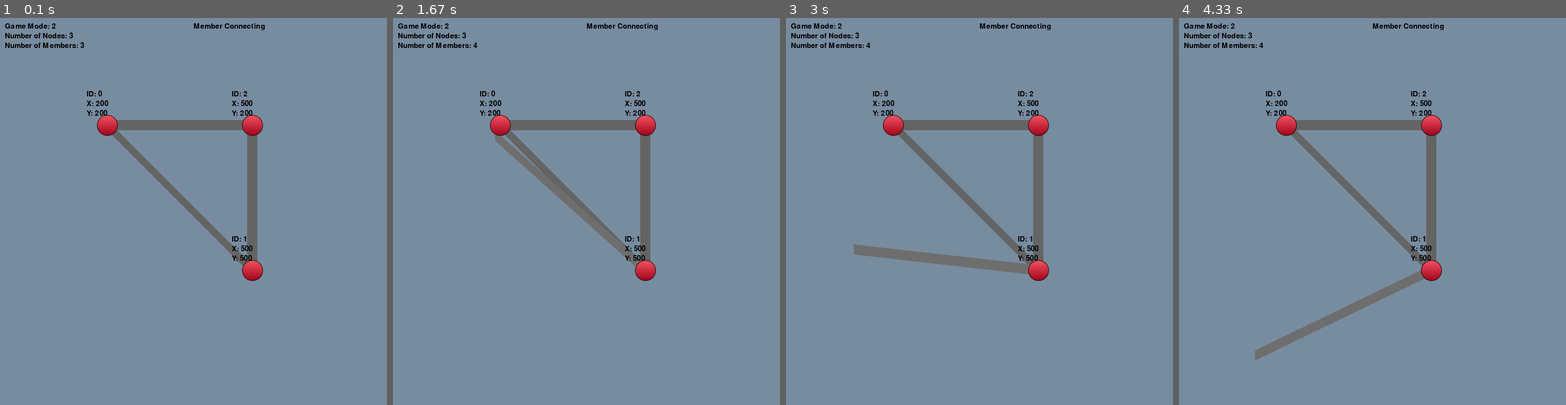
Above: before the commit, frames 1-4 (left to right).
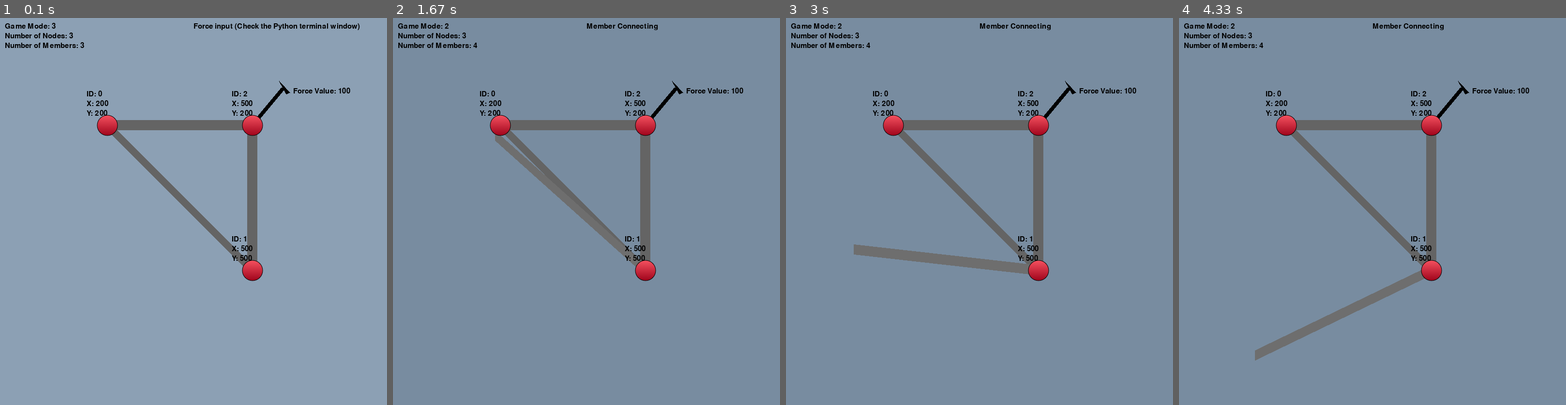
Above: after the commit, the same moments.

Repository: vinnnyr/Vinny-Truss-Solver
Game: pygame game, started from main.py
Two runs of this game, one before a commit and one after it. Both use one fixed random seed, a clock stepped at 60 frames per second and the inputs below. The source is Python 2; it was converted automatically to run under Python 3.
Inputs (mouse positions are in pixels of both pictures, inside the frame that each line leads up to):
- Up to frame 1 (0.1 s): no input
- Up to frame 2 (1.67 s): tap 2 at 0.33 s; click (625, 296) at 0.72 s; click (632, 246) at 1.05 s; click (493, 134) at 1.38 s
- Up to frame 3 (3 s): click (979, 257) at 1.72 s; click (925, 130) at 2.05 s; click (1114, 312) at 2.38 s; click (855, 250) at 2.72 s
- Up to frame 4 (4.33 s): click (1260, 137) at 3.05 s; click (1279, 281) at 3.38 s; click (1511, 300) at 3.72 s; click (1256, 354) at 4.05 s

The runs differ from the first frame. In frame 1, 0.5% of the frame differs, in the area x 13-93%, y 1-26%; in frame 2, 0.2%; in frame 3, 0.2%; in frame 4, 0.2%.

Commit message:
added angles. Issue:arrow visualization bc of this. Almost ready to start doing solves

Diff:
--- a/main.py
+++ b/main.py
@@ -11,7 +11,8 @@
         self.y = _y
         self.id = _id
         self.moving = False
-        self.connMembList=[]
+        self.connMembList = []
+        self.fList = []
         # self.colour = (0, 0, 255)
         # self.thickness = 10
 
@@ -19,6 +20,10 @@
         self.labelX = myFont.render("X: " + str(self.x), 2, (0, 0, 0))
         self.labelY = myFont.render("Y: " + str(self.y), 2, (0, 0, 0))
         self.labelId = myFont.render("ID: " + str(self.id), 2, (0, 0, 0))
+        if len(self.fList) >= 1:
+            self.forceTakenLabel = myFont.render("Has Force", 2, (0, 0, 0))
+        else:
+            self.forceTakenLabel = myFont.render(" ", 2, (0, 0, 0))
 
     def display(self):
         # pygame.draw.circle(screen, self.colour, (self.x, self.y), self.size, self.thickness)
@@ -29,15 +34,19 @@
         screen.blit(self.labelX, (self.x - 21, self.y - 30))
         screen.blit(self.labelY, (self.x - 21, self.y - 10))
         screen.blit(self.labelId, (self.x - 21, self.y - 50))
+        if self.forceTakenLabel:
+            screen.blit(self.forceTakenLabel, (self.x - 21, self.y - 70))
 
     def moveMode(self):
         # print("Move Mode")
         self.x = mouseX - 21
         self.y = mouseY - 21
 
-    def takeMember(self,memb):
+    def takeMember(self, memb):
         self.connMembList.append(memb)
 
+    def takeForce(self, force):
+        self.fList.append(force)
 
 
 class Member:
@@ -62,20 +71,27 @@
 
 
 class Force:
-    def __init__(self, startNode, value):
+    def __init__(self, startNode, value, theta):
         self.startTup = (startNode.x, startNode.y)
         (self.x, self.y) = self.startTup
         self.color = (0, 0, 0)
         self.value = value
+        self.theta = -math.radians(theta)
 
     def display(self):
-        self.x1=self.x+21
-        self.y1=self.y+21
-        self.y2=self.y1+self.value
-        pygame.draw.line(screen, self.color, (self.x1, self.y1), (self.x1, self.y2), 10)
-        pygame.draw.polygon(screen,self.color,((self.x1-10,self.y2),(self.x1+10,self.y2),(self.x1,self.y2+21)),0)
-        self.fLabel=myFont.render("Force Value: "+ str(self.value),2, (0, 0, 0))
-        screen.blit(self.fLabel,(self.x1+21,self.y2))
+        self.x1 = self.x + 21
+        self.y1 = self.y + 21
+        self.y2 = self.y1 + (self.value * math.sin(self.theta))
+        self.x2 = self.x1 + (self.value * math.cos(self.theta))
+        self.w = self.x2 + math.sin(self.theta)
+        self.h = (21 * math.cos(self.theta))
+        pygame.draw.line(screen, self.color, (self.x1, self.y1), (self.x2, self.y2), 10)
+        # pygame.draw.polygon(screen,self.color,((self.x2,self.y2-self.h),(self.x2,self.y2+self.h),(self.x2+self.w,self.y2)),0)
+        pygame.draw.polygon(screen, self.color, ((self.x2 + 10 * math.sin(-self.theta), self.y2 + self.h),
+                                                 (self.x2 - 10 * math.sin(-self.theta), self.y2 - self.h), (self.x2+10*math.cos(self.theta) + 10 * math.sin(-self.theta), self.y2+10)),
+                            0)
+        self.fLabel = myFont.render("Force Value: " + str(self.value), 2, (0, 0, 0))
+        screen.blit(self.fLabel, (self.x2 + 21, self.y2))
 
 
 def checkCollide(classList, x, y):
@@ -99,8 +115,8 @@
     nodeLengthLabel = myFont.render("Number of Nodes: " + str(len(nodeList)), 2, (0, 0, 0))
     memberLengthLabel = myFont.render("Number of Members: " + str(len(memberList)), 2, (0, 0, 0))
     gameModeLabel = myFont.render("Game Mode: " + str(programMode), 2, (0, 0, 0))
-    #mouseLabelX = myFont.render("mouseX :" + str(mouseX), 2, (0, 0, 0))
-    #mouseLabelY = myFont.render("mouseY :" + str(mouseY), 2, (0, 0, 0))
+    # mouseLabelX = myFont.render("mouseX :" + str(mouseX), 2, (0, 0, 0))
+    # mouseLabelY = myFont.render("mouseY :" + str(mouseY), 2, (0, 0, 0))
 
     if programMode == 1:
         descriptionLabel = myFont.render("Node Building", 2, (0, 0, 0))
@@ -116,8 +132,8 @@
     screen.blit(gameModeLabel, (10, 10))
     screen.blit(nodeLengthLabel, (10, 30))
     screen.blit(memberLengthLabel, (10, 50))
-    #screen.blit(mouseLabelX, (mouseX, mouseY + 10))
-    #screen.blit(mouseLabelY, (mouseX, mouseY + 30))
+    # screen.blit(mouseLabelX, (mouseX, mouseY + 10))
+    # screen.blit(mouseLabelY, (mouseX, mouseY + 30))
 
 
 def nodeBuilder():
@@ -199,8 +215,20 @@
                 isValid = 1
                 print("Force value is: " + str(value))
             except ValueError:
-                print("Pls try again")
-        forceList.append(Force(collidedNode, value))
+                print("Pls try again (value)")
+        isValid = 0
+        while not isValid:
+            try:
+                theta = int(raw_input("Please enter an angle (int) from horz x axis for the force:"))
+                print("theta:" + str(theta))
+                if theta < 360:
+                    forceList.append(Force(collidedNode, value, theta))
+                    collidedNode.takeForce(forceList[len(forceList) - 1])
+                    isValid = 1
+                else:
+                    raise (ValueError)
+            except ValueError:
+                print("Pls try again (angle)")
 
 
 # def memberSnapToNode(memberToCheck):
@@ -232,7 +260,7 @@
 nodeList = []
 memberList = []
 forceList = []
-programMode = 2  # mode 1:Node Building
+programMode = 3  # mode 1:Node Building
 # mode 2: Member Connecting
 # mode 3: Force
 
@@ -246,30 +274,36 @@
     nodeList.append(Node((500, 500), 1))
     nodeList.append(Node((500, 200), 2))
 
-    p=0
+    p = 0
     for n in nodeList:
-        while p<len(nodeList)-1:
-            memberList.append(Member(n,p))
-            memInInterest=memberList[len(memberList) - 1]
+        while p < len(nodeList) - 1:
+            memberList.append(Member(n, p))
+            memInInterest = memberList[len(memberList) - 1]
             n.takeMember(memInInterest)
-            memInInterest.moving=False
-            memInInterest.endNode=nodeList[p+1]
-            nodeList[p+1].takeMember(memInInterest)
-            p=p+1
+            memInInterest.moving = False
+            memInInterest.endNode = nodeList[p + 1]
+            nodeList[p + 1].takeMember(memInInterest)
+            p = p + 1
     memberList.append(Member(nodeList[1], p))
     memInInterest = memberList[len(memberList) - 1]
     nodeList[1].takeMember(memInInterest)
     memInInterest.moving = False
     memInInterest.endNode = nodeList[2]
     nodeList[2].takeMember(memInInterest)
+    forceList.append(Force(nodeList[2], 100, 50))
     p = p + 1
+
 
 def printOwners():
     for n in nodeList:
-        print("Node Id: "+str(n.id))
+        print("Node Id: " + str(n.id))
         print("Owns: ")
         for m in n.connMembList:
-            print("Memb"+str(m.id))
+            print("Memb" + str(m.id))
+        for f in n.fList:
+            print("Force" + str(f.value))
+
+
 createTesting()
 while not done:
     (mouseX, mouseY) = pygame.mouse.get_pos()  # Global Variables mouseX and mouseY
@@ -301,7 +335,7 @@
                 programMode = 1  # program mode 1: Node Building
             elif event.key == pygame.K_2:
                 programMode = 2  # Member connecting
-                #printOwners()
+                printOwners()
             elif event.key == pygame.K_3:
                 programMode = 3  # force inputting
 
